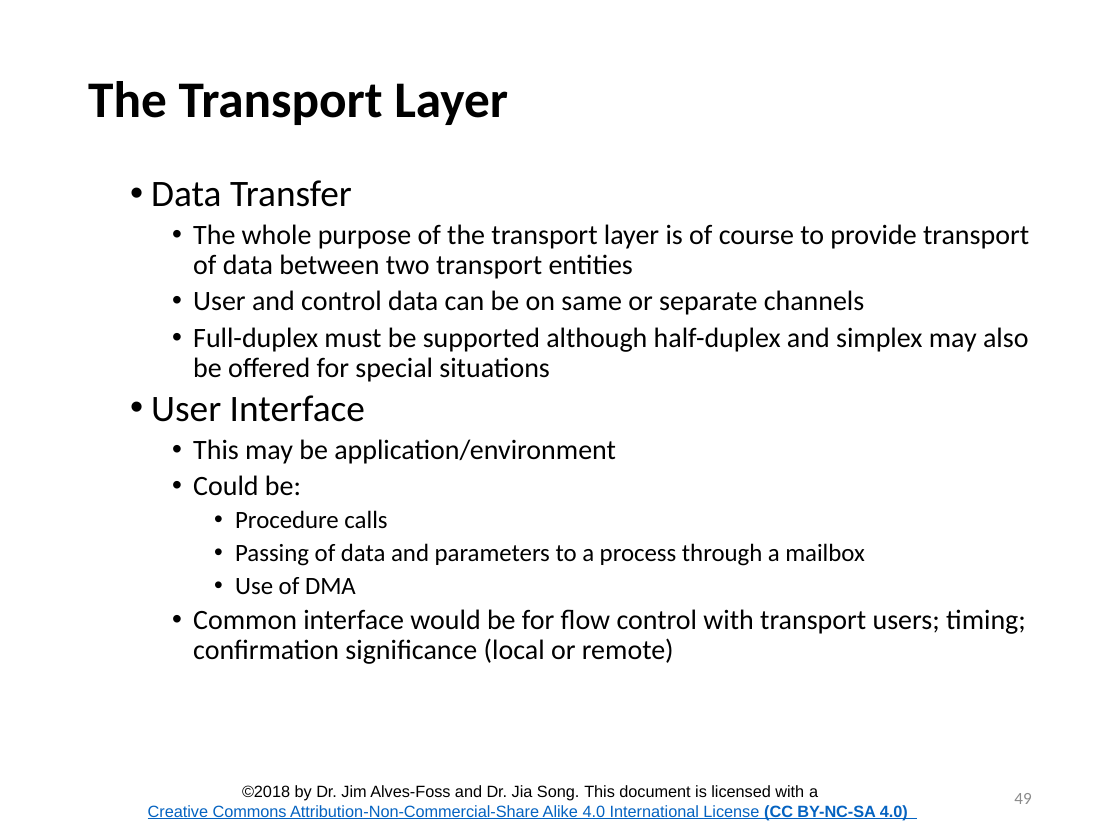
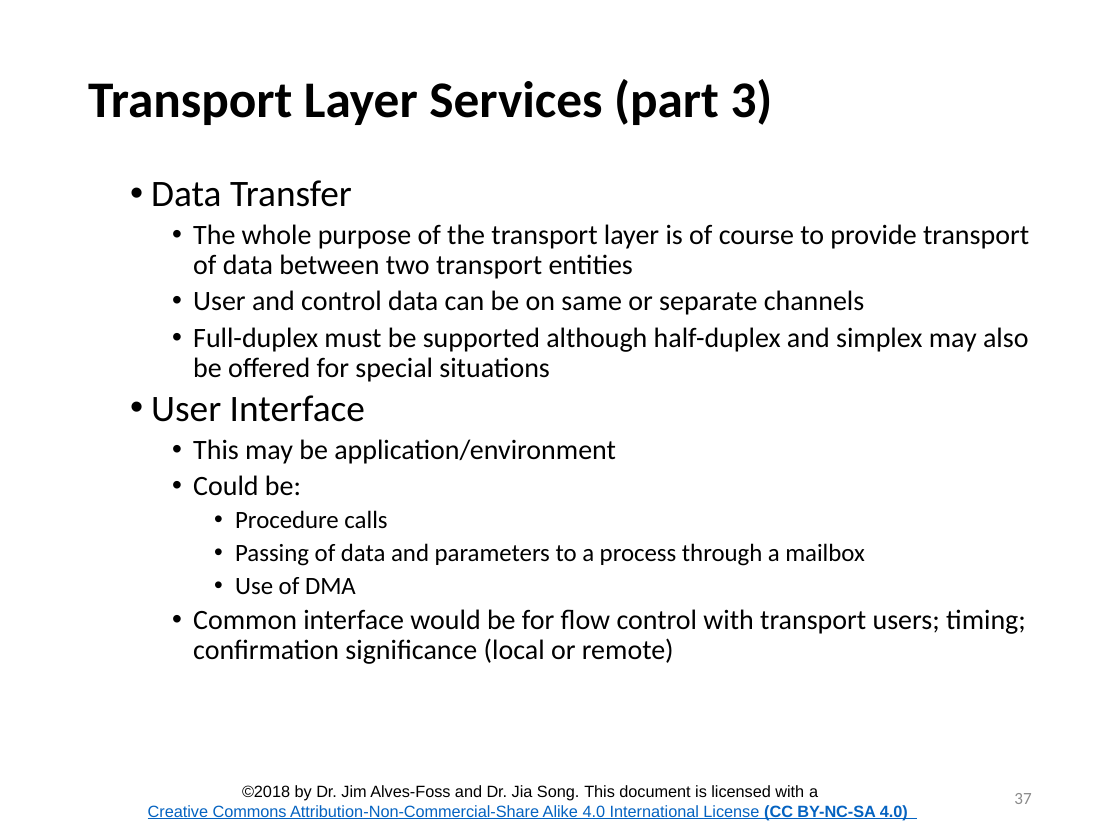
Before and after one commit to CenterForSecureAndDependableSystems/Teaching-Materials, a slide deck: slide 37 of Network-Security/Module_1 Internetworking/Lesson_2_Internetworking.pptx (slide 49 before the commit). Drawn at 1120x840 pixels with LibreOffice and Linux fonts; fonts in the diff are those of the drawing; background and template pictures are left out. Boxes give left, top, right and bottom in pixels: in the first picture for what was removed or moved away, otherwise in the second. Text is boxed around its words. In the diff, an @@ line names an element or a change of style, - is before the commit and + after.

```diff
--- a/Network-Security/Module_1 Internetworking/Lesson_2_Internetworking.pptx
+++ b/Network-Security/Module_1 Internetworking/Lesson_2_Internetworking.pptx
@@ title at <box>88,79,773,125</box>: text changed @@
-The Transport Layer
+Transport Layer Services (part 3)
@@ page number at <box>1014,793,1031,804</box>: text changed @@
-49
+37
```
Also in this commit, not shown: 60 other slides changed, 12 slides removed, 4 other files.
